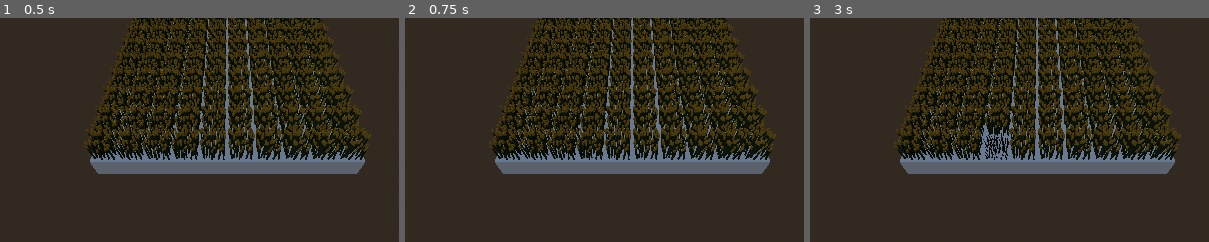
Above: before the commit, frames 1-3 (left to right).
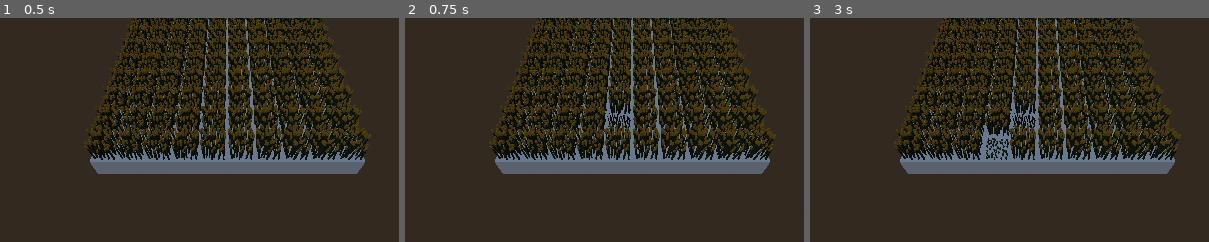
Above: after the commit, the same moments.

Repository: Squix/scientific_game_jam_26
Game: Godot game, scene res://scenes/game_parasite.tscn
Same seed, same stepped clock (60 frames per second), same inputs: the game is played once before the commit and once after it. This scene is started directly instead of the project's main scene.
Inputs (mouse positions are % of the whole screen's width and height, from its top left):
- Up to frame 1 (0.5 s): no input
- Up to frame 2 (0.75 s): tap Enter at 0.5 s; move the mouse to (72, 45) at 0.52 s; press the mouse at (72, 45) at 0.53 s
- Up to frame 3 (3 s): tap Space at 1.25, 2.75 s; move the mouse to (30, 55) at 1.27 s; release the mouse at (30, 55) at 1.28 s; click (30, 55) at 1.35 s; tap Enter at 2 s; move the mouse to (60, 28) at 2.02 s; press the mouse at (60, 28) at 2.03 s; move the mouse to (45, 70) at 2.77 s; release the mouse at (45, 70) at 2.78 s; click (45, 70) at 2.85 s
The pictures show only the part of the screen within x 22-71%, y 40-90%; the shares and areas given below are measured in that part.

Frame 1 is identical in both runs. In frame 2, 0.4% of the frame differs, in the area x 50-57%, y 37-51%; in frame 3, 0.6%, in the area x 43-57%, y 37-63%.

Commit message:
refactor: game manager emits signal when starting turns

Diff:
--- a/scenes/game_parasite.tscn
+++ b/scenes/game_parasite.tscn
@@ -36,3 +36,4 @@
 
 [connection signal="init_game" from="." to="Map" method="_on_game_manager_init_game"]
 [connection signal="init_game" from="." to="Parasite" method="_on_game_manager_init_game"]
+[connection signal="start_parasite_turn" from="." to="Parasite" method="start_turn"]
--- a/script/gameManager.gd
+++ b/script/gameManager.gd
@@ -3,6 +3,8 @@
 enum state {PlayerTurn, ParasiteTurn, GameOver}
 
 signal init_game
+signal start_parasite_turn
+signal start_player_turn
 
 const actionPerPhase = 1
 var remainingAction = 0
@@ -21,15 +23,18 @@
 			StartPlayerTurn()
 
 func StartPlayerTurn():
+	start_player_turn.emit()
 	currentState = state.PlayerTurn
 	print_debug("Start Player Turn")
 	%PlayerInput.connect("map_clicked",onMapClicked)
+
 	remainingAction = actionPerPhase
 	pass
 
 func EndPlayerTurn():
 	%PlayerInput.disconnect("map_clicked",onMapClicked)
 	advanceState()
+
 	pass
 
 func onActionTaken():
@@ -42,14 +47,13 @@
 	var coord = %Map.worldPosToCellCoord(_worldPosition)
 	var cell : Cell = %Map.getCellSafe(coord.x,coord.y)
 	if(cell):
-		cell.KillColza()
+		cell.CutColza()
 	onActionTaken()
 
 func StartParasiteTurn():
 	currentState = state.ParasiteTurn
-	print_debug("Start Parasite Turn")
+	start_parasite_turn.emit()
 	EndParasiteTurn()
-	pass
 
 func EndParasiteTurn():
 	advanceState()
